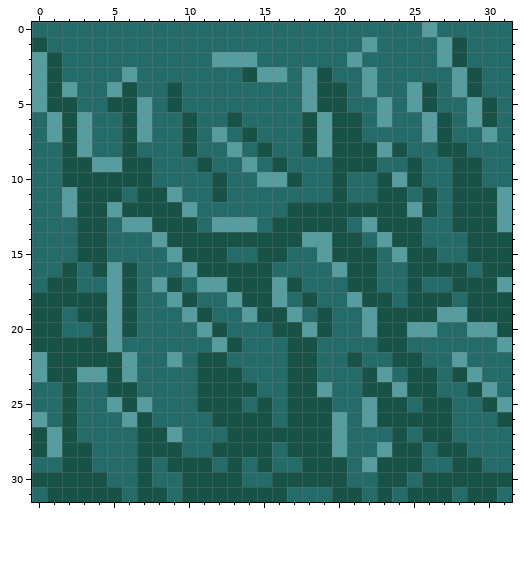
A pixel-art sprite gets an edit: Sprites/Ice/UndergroundTile.png. The picture above is the old version.
The file is 32x32 pixels.
The result:
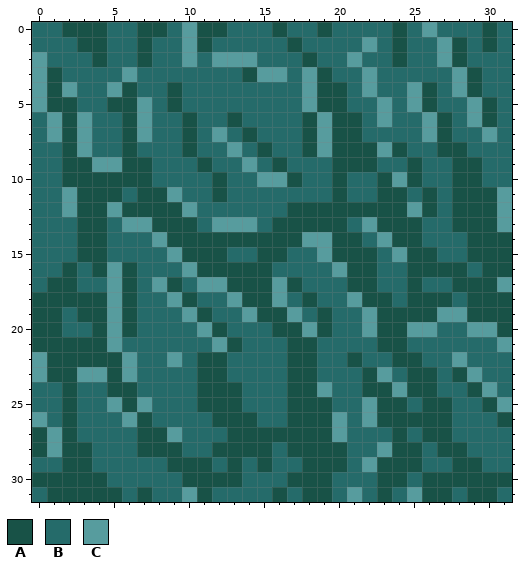
Palette (. is transparent): A #185247  B #256b6a  C #579c9e
Difference:
y 0: x 2..4 BBB -> AAA; x 7..8 BB -> AA; x 10..12 BBB -> CAA; x 16 B -> A; x 19 B -> A; x 24 B -> A; x 30 B -> A
y 1: x 0 A -> B; x 3..4 BB -> AA; x 7 B -> A; x 10..11 BB -> CA; x 17 B -> A; x 24 B -> A; x 30 B -> A
y 2: x 1 A -> B; x 4 B -> A; x 7 B -> A; x 10 B -> C; x 18 B -> A; x 24 B -> A
y 23: x 13 A -> B
y 24: x 14 A -> B
y 25..26: x 15 A -> B
y 28: x 20 C -> A
y 29: x 7 A -> B
y 30: x 7 A -> B; x 16 A -> B; x 20 A -> B
y 31: x 8 A -> B; x 10 A -> C; x 12..15 AAAA -> BBBB; x 18..21 BBAA -> AABC; x 25 A -> C
Pixel boxes of the changes (left, top, right, bottom) in both pictures:
changed: (32, 22, 332, 67)
changed: (392, 22, 407, 67)
changed: (482, 22, 497, 52)
changed: (137, 367, 422, 502)
